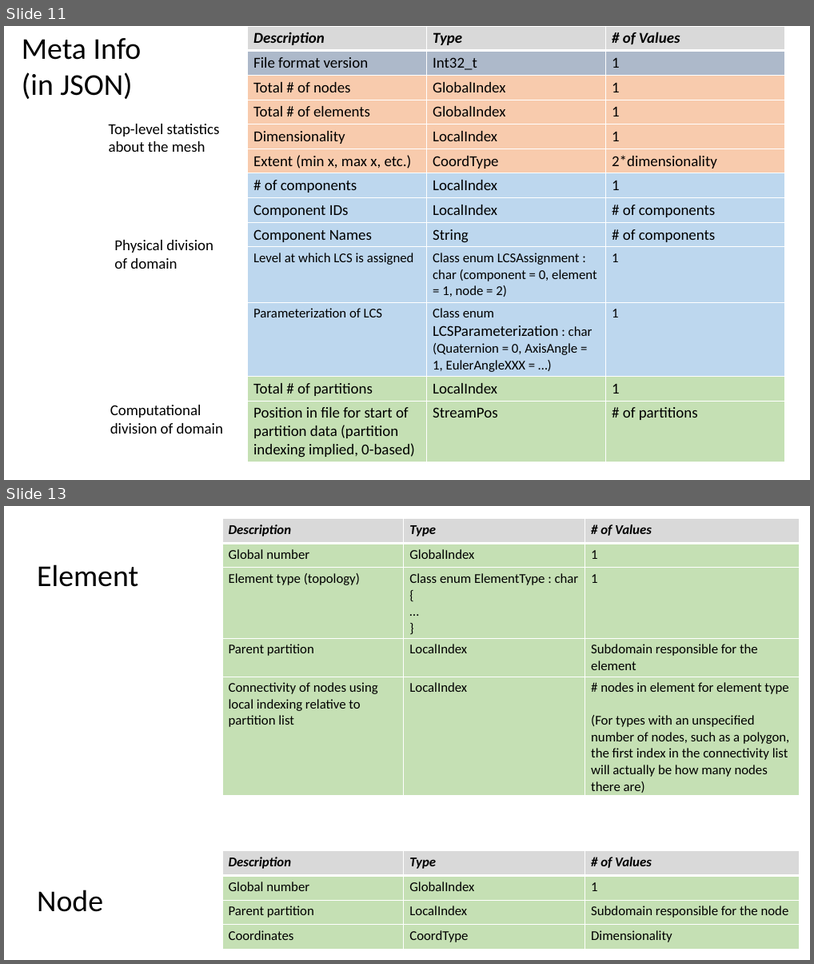
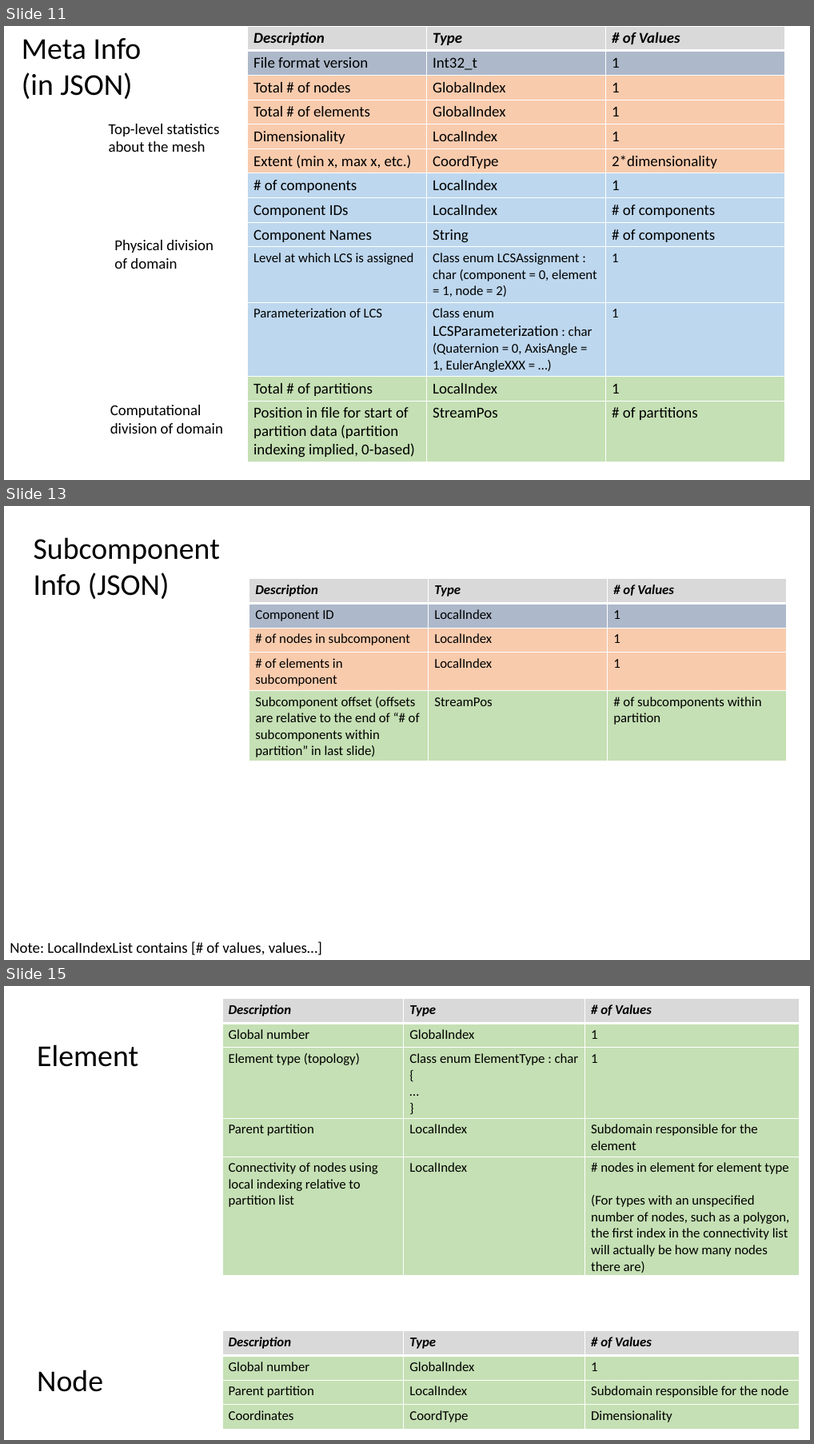
Before and after one commit to afrl/sheff-fea-io, a slide deck: docs/FormatSpecification.pptx. Shown one above the other, each under a label of ours: slides 11 and 13 before the commit, slides 11, 13 and 15 after it; the slides between them are not shown. The pictures are 814x964 and 814x1444 pixels, drawn with LibreOffice and Linux fonts; fonts in the diff are those of the drawing. Boxes give left, top, right and bottom in pixels: in the first picture for what was removed or moved away, otherwise in the second. Text is boxed around its words. In the diff, an @@ line names an element or a change of style, - is before the commit and + after.

```diff
--- a/docs/FormatSpecification.pptx
+++ b/docs/FormatSpecification.pptx
@@ slide 13 added at [4, 506, 810, 960], background #FFFFFF @@
@@ text added at [34, 537, 220, 599], 36 pt, text #000000 @@
+Subcomponent Info (JSON)
@@ table added at [250, 579, 787, 761], 5 rows, 3 columns @@
+Description | Type | # of Values
+Component ID | LocalIndex | 1
+# of nodes in subcomponent | LocalIndex | 1
+# of elements in subcomponent | LocalIndex | 1
+Subcomponent offset (offsets are relative to the end of “# of subcomponents within partition” in last slide) | StreamPos | # of subcomponents within partition
@@ text added at [10, 941, 322, 955], 18 pt, text #000000 @@
+Note: LocalIndexList contains [# of values, values…]
@@ what was slide 13 is now slide 15 @@
```
Also in this commit, not shown: 2 slides changed, 1 other slide added, 9 other files.
